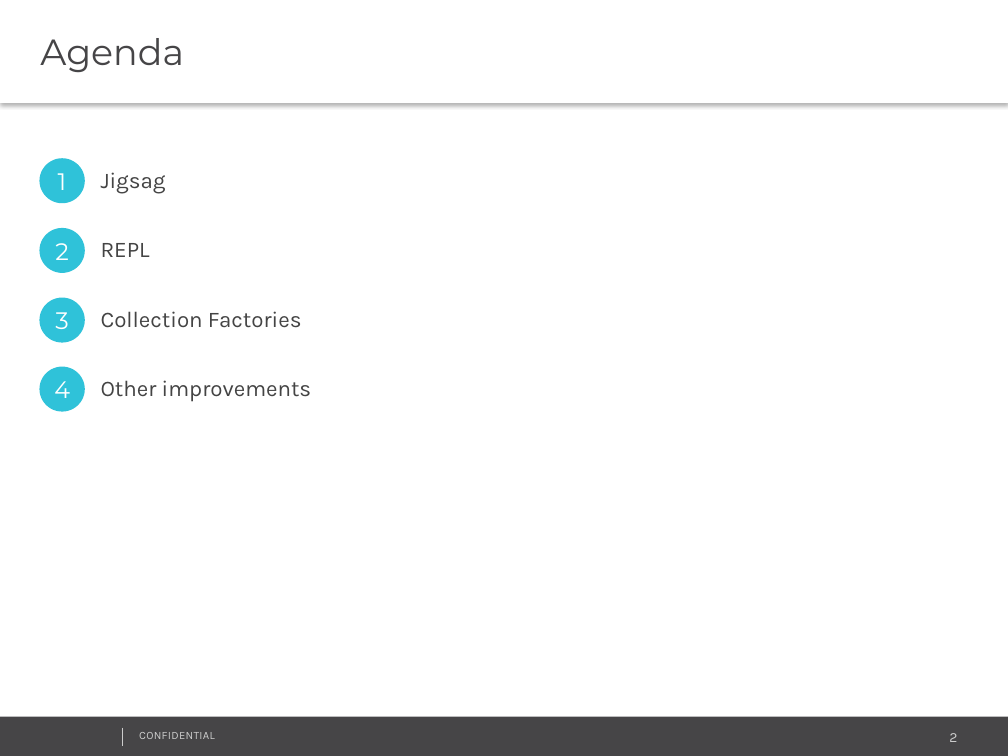
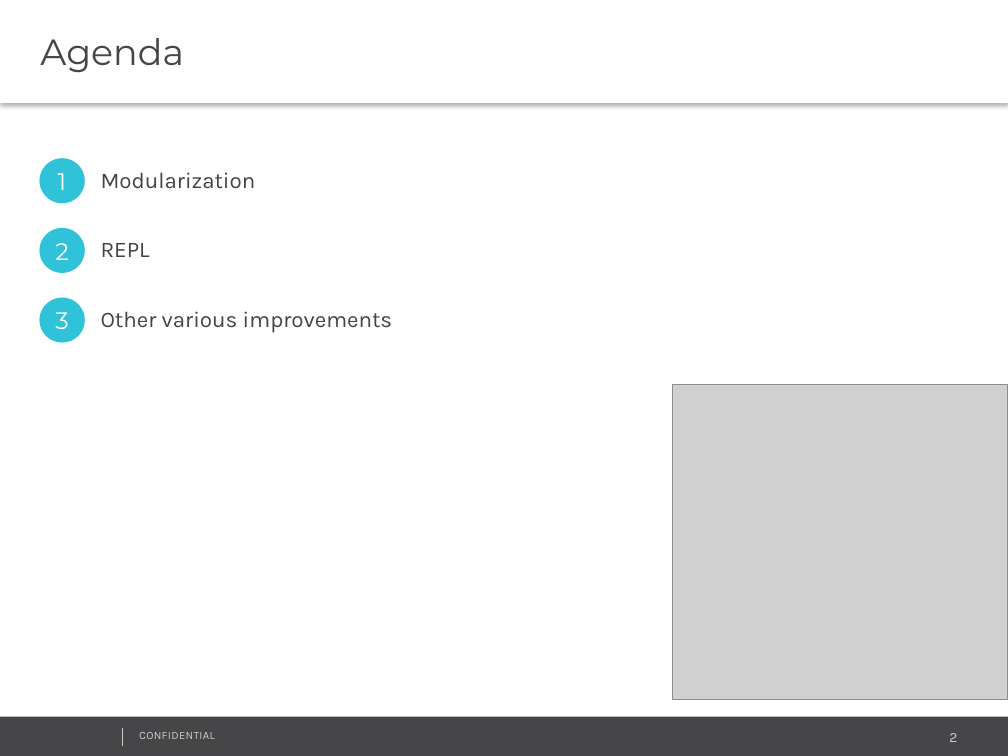
Before and after one commit to bagedan/java9, a slide deck: slide 2 of Java 9.pptx. Drawn at 1008x756 pixels with LibreOffice and Linux fonts; fonts in the diff are those of the drawing; grey boxes stand for pictures; background and template pictures are left out. Boxes give left, top, right and bottom in pixels: in the first picture for what was removed or moved away, otherwise in the second. Text is boxed around its words. In the diff, an @@ line names an element or a change of style, - is before the commit and + after.

```diff
--- a/Java 9.pptx
+++ b/Java 9.pptx
@@ text at box(101, 172, 256, 189): text changed @@
-Jigsag
+Modularization
@@ text at box(101, 311, 393, 333): text changed @@
-Collection Factories
+Other various improvements
@@ ellipse removed at box(39, 367, 85, 412) @@
@@ text removed at box(54, 381, 70, 398) @@
-4
@@ text removed at box(101, 380, 312, 402) @@
-Other improvements
@@ picture added at box(672, 384, 1008, 699) @@
```
Also in this commit, not shown: 4 slides added, 57 other files.
